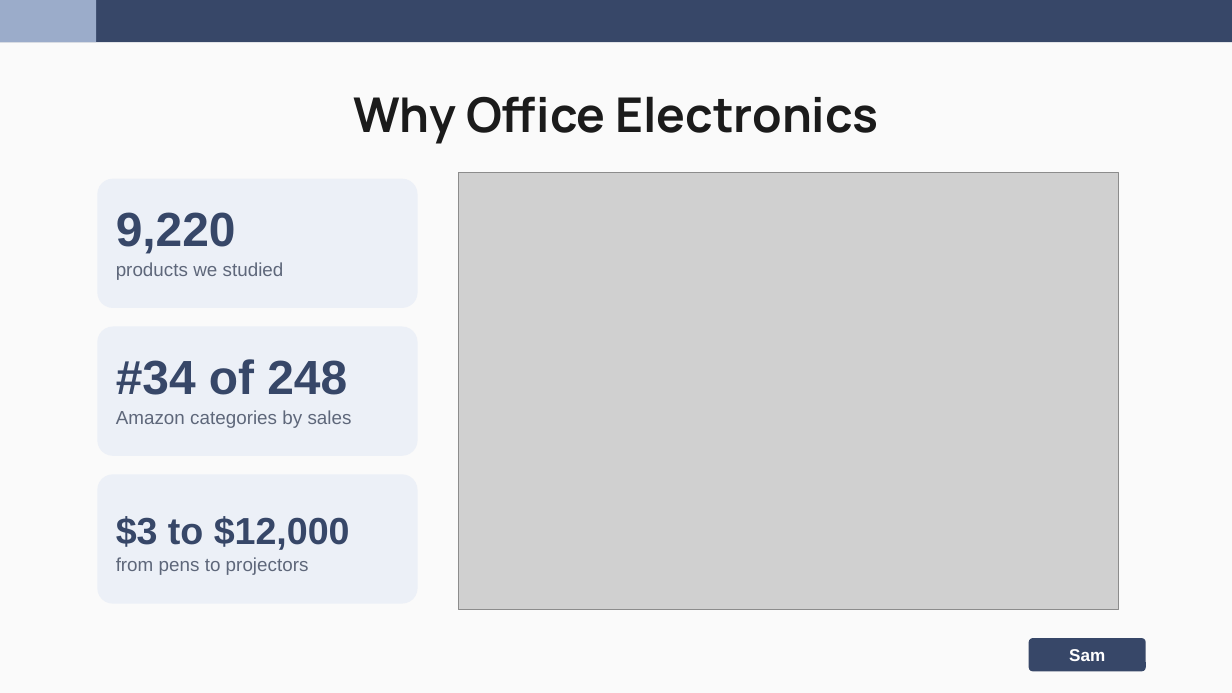
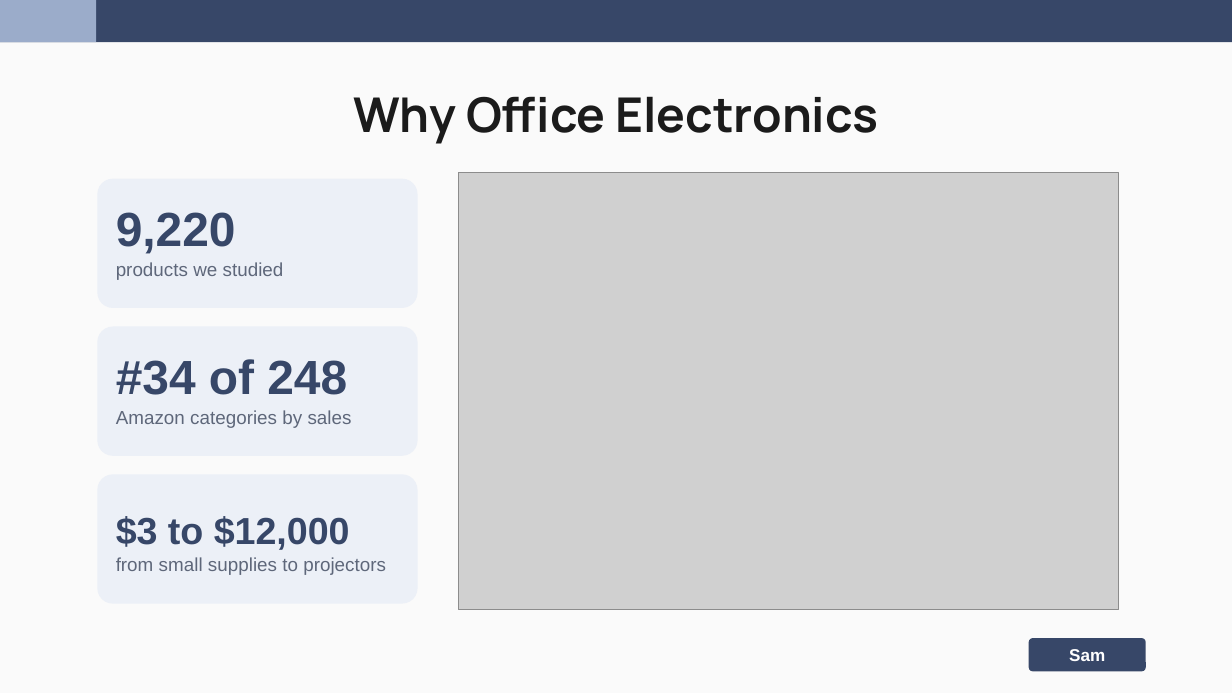
Before and after one commit to nakimagine/hello-world, a slide deck: slide 3 of Group_3_Amazon_Office_Electronic_Slides.pptx. Drawn at 1232x693 pixels with LibreOffice and Linux fonts; fonts in the diff are those of the drawing; grey boxes stand for pictures. Boxes give left, top, right and bottom in pixels: in the first picture for what was removed or moved away, otherwise in the second. Text is boxed around its words. In the diff, an @@ line names an element or a change of style, - is before the commit and + after.

```diff
--- a/Group_3_Amazon_Office_Electronic_Slides.pptx
+++ b/Group_3_Amazon_Office_Electronic_Slides.pptx
@@ text at bbox=[116, 557, 386, 575]: text changed @@
-from pens to projectors
+from small supplies to projectors
```
Also in this commit, not shown: 5 other slides changed.
